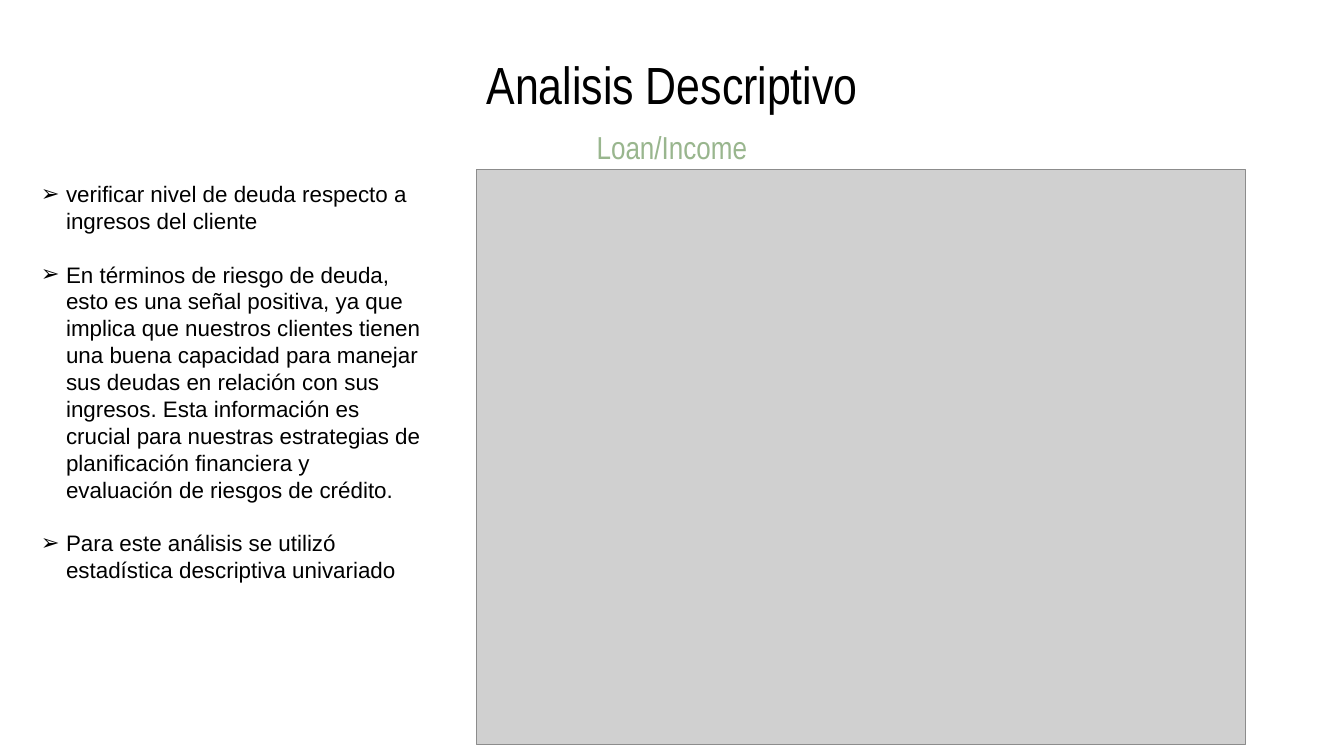
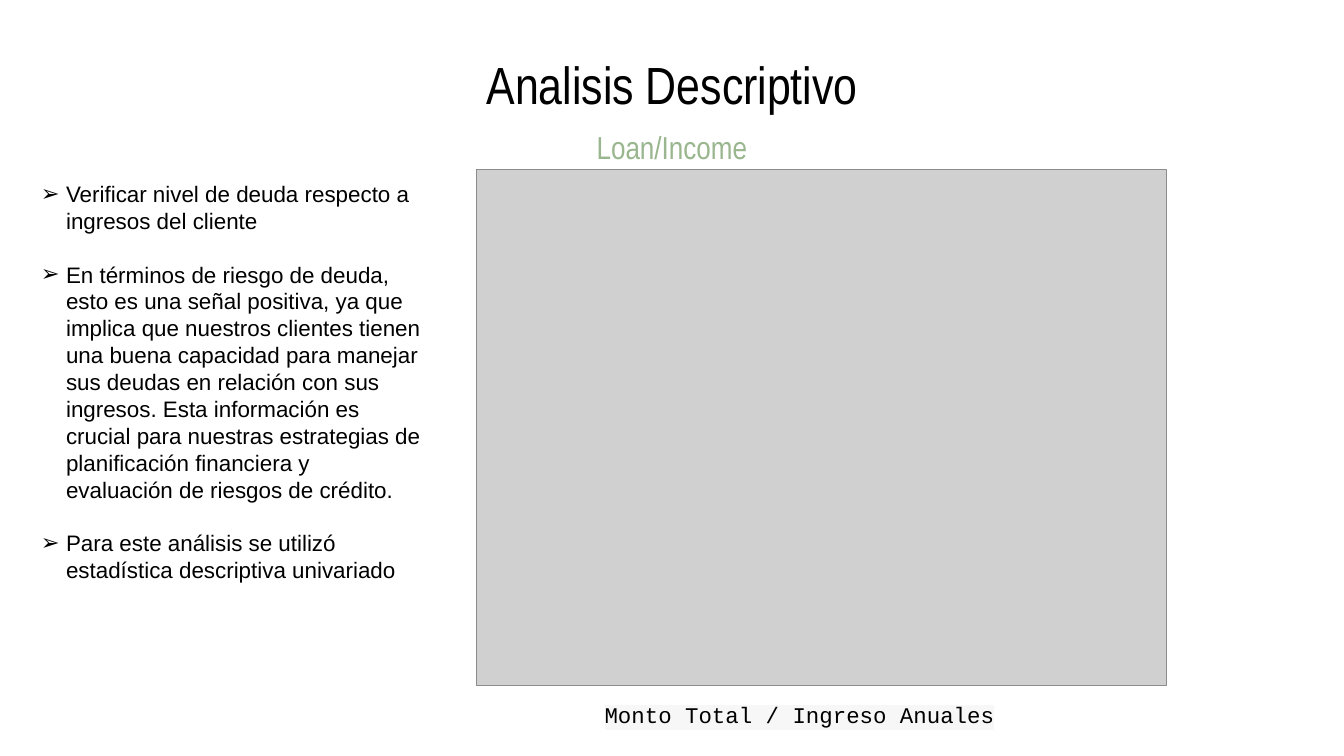
Before and after one commit to vrobles/Proyecto_Grupo3, a slide deck: slide 11 of CREDITOS OTORGADOS - PRODUBANCO 3.pptx (slide 10 before the commit). Drawn at 1344x756 pixels with LibreOffice and Linux fonts; fonts in the diff are those of the drawing; grey boxes stand for pictures. Boxes give left, top, right and bottom in pixels: in the first picture for what was removed or moved away, otherwise in the second. Text is boxed around its words. In the diff, an @@ line names an element or a change of style, - is before the commit and + after.

```diff
--- a/CREDITOS OTORGADOS - PRODUBANCO 3.pptx
+++ b/CREDITOS OTORGADOS - PRODUBANCO 3.pptx
@@ picture: place and size @@
-picture at [477, 169, 1246, 745]
+picture at [477, 169, 1167, 685]
@@ text at [66, 185, 409, 234]: text changed @@
-➢ verificar nivel de deuda respecto a ingresos del cliente
+➢ Verificar nivel de deuda respecto a ingresos del cliente
@@ text added at [605, 707, 994, 728], 12 pt, text #000000 @@
+Monto Total / Ingreso Anuales
```
Also in this commit, not shown: 9 other slides changed, 2 slides added.
